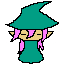
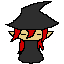
Layered file, before and after one edit (64x64). Changes by layer:
painted on "Layer 2" over bbox(10, 2, 57, 63)
